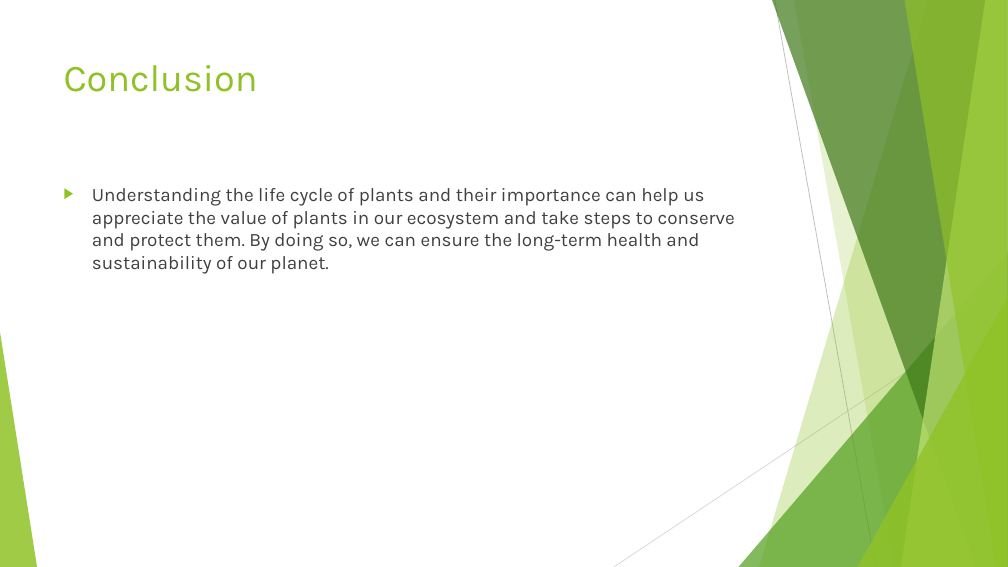
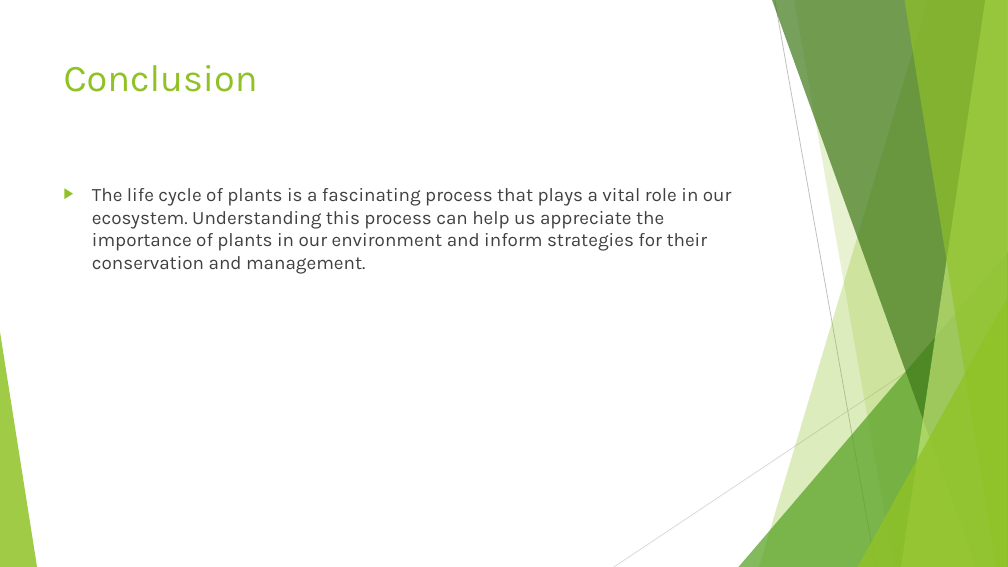
Before and after one commit to ammarmashal/ai-presentation-agent, a slide deck: slide 13 of my_presentation1.11.pptx (slide 12 before the commit). Drawn at 1008x567 pixels with LibreOffice and Linux fonts; fonts in the diff are those of the drawing. Boxes give left, top, right and bottom in pixels: in the first picture for what was removed or moved away, otherwise in the second. Text is boxed around its words. In the diff, an @@ line names an element or a change of style, - is before the commit and + after.

```diff
--- a/my_presentation1.11.pptx
+++ b/my_presentation1.11.pptx
@@ text at (x1=92, y1=188, x2=732, y2=274): text changed @@
-▶ Understanding the life cycle of plants and their importance can help us appreciate the value of plants in our ecosystem and take steps to conserve and protect them. By doing so, we can ensure the long-term health and sustainability of our planet.
+▶ The life cycle of plants is a fascinating process that plays a vital role in our ecosystem. Understanding this process can help us appreciate the importance of plants in our environment and inform strategies for their conservation and management.
```
Also in this commit, not shown: 8 other slides changed, 4 slides added, 3 slides removed, 6 other files.
